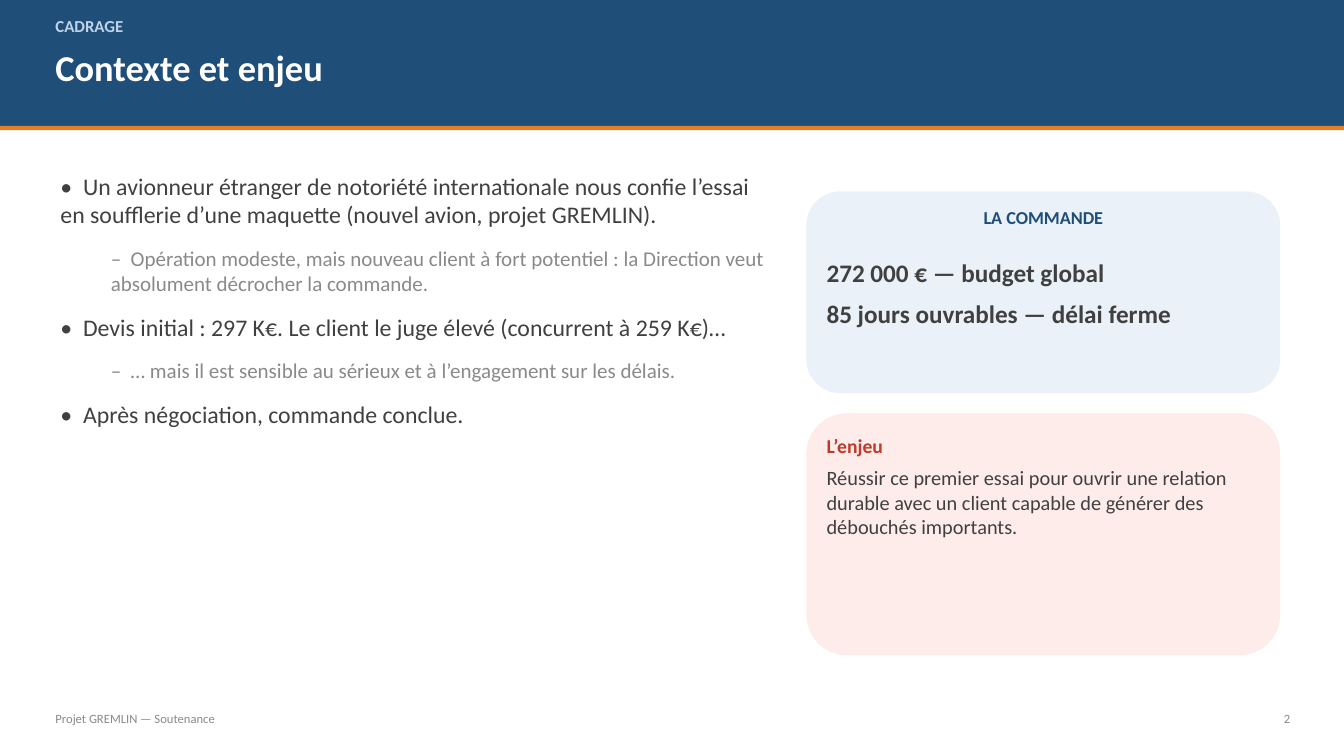
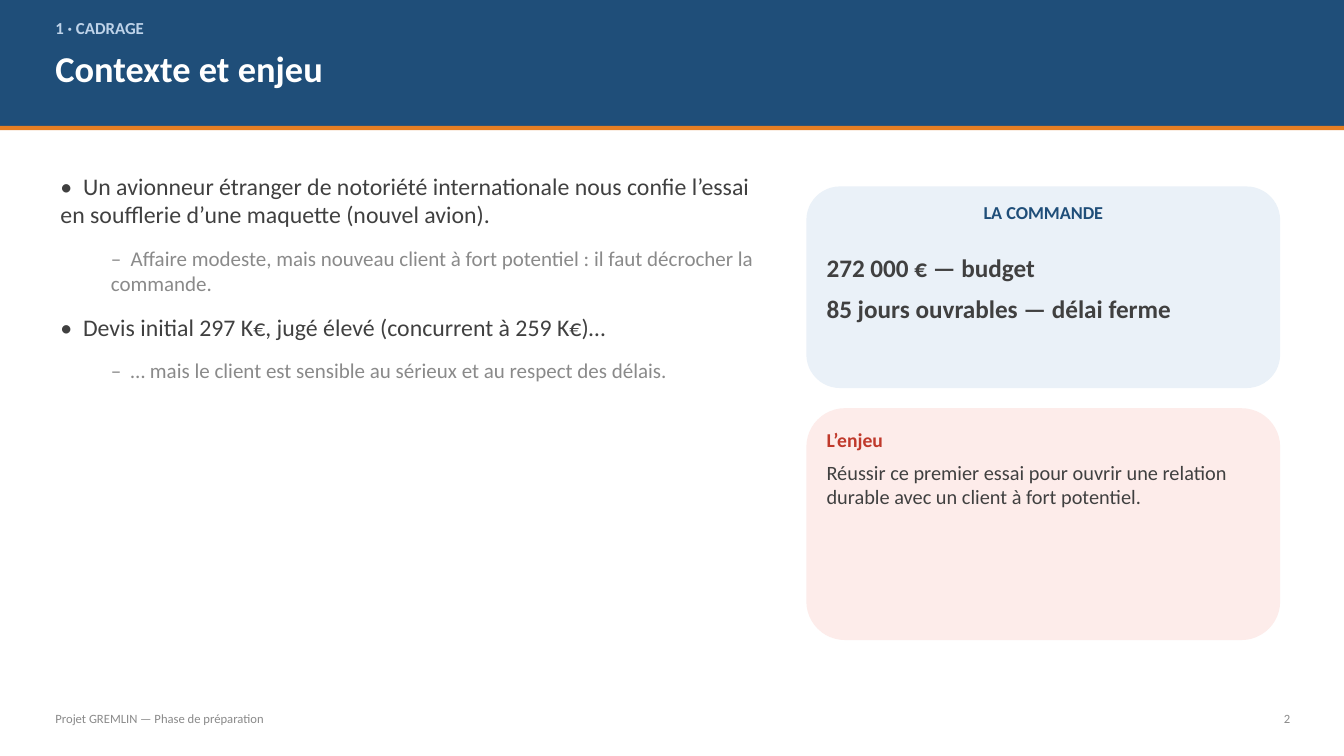
Before and after one commit to guigzT42/licence, a slide deck: slide 3 of Projet_GREMLIN_Presentation.pptx (slide 2 before the commit). Drawn at 1344x756 pixels with LibreOffice and Linux fonts; fonts in the diff are those of the drawing. Boxes give left, top, right and bottom in pixels: in the first picture for what was removed or moved away, otherwise in the second. Text is boxed around its words. In the diff, an @@ line names an element or a change of style, - is before the commit and + after.

```diff
--- a/Projet_GREMLIN_Presentation.pptx
+++ b/Projet_GREMLIN_Presentation.pptx
@@ text at bbox=[55, 23, 144, 34]: text changed @@
-CADRAGE
+1 · CADRAGE
@@ text at bbox=[60, 178, 753, 382]: text changed @@
-• Un avionneur étranger de notoriété internationale nous confie l’essai en soufflerie d’une maquette (nouvel avion, projet GREMLIN).
-  – Opération modeste, mais nouveau client à fort potentiel : la Direction veut absolument décrocher la commande.
-• Devis initial : 297 K€. Le client le juge élevé (concurrent à 259 K€)…
-  – … mais il est sensible au sérieux et à l’engagement sur les délais.
-• Après négociation, commande conclue.
+• Un avionneur étranger de notoriété internationale nous confie l’essai en soufflerie d’une maquette (nouvel avion).
+  – Affaire modeste, mais nouveau client à fort potentiel : il faut décrocher la commande.
+• Devis initial 297 K€, jugé élevé (concurrent à 259 K€)…
+  – … mais le client est sensible au sérieux et au respect des délais.
@@ text "LA COMMANDE": place and size @@
-text "LA COMMANDE" at bbox=[984, 212, 1103, 224]
+text "LA COMMANDE" at bbox=[984, 207, 1103, 219]
@@ rounded rectangle: place and size @@
-rounded rectangle at bbox=[807, 192, 1280, 393]
+rounded rectangle at bbox=[807, 187, 1280, 388]
@@ text at bbox=[827, 259, 1034, 282]: text changed @@
-272 000 € — budget global
+272 000 € — budget
@@ rounded rectangle: place and size @@
-rounded rectangle at bbox=[807, 413, 1280, 655]
+rounded rectangle at bbox=[807, 408, 1280, 640]
@@ text at bbox=[827, 466, 1227, 508]: text changed @@
-Réussir ce premier essai pour ouvrir une relation durable avec un client capable de générer des débouchés importants.
+Réussir ce premier essai pour ouvrir une relation durable avec un client à fort potentiel.
@@ text at bbox=[55, 714, 263, 725]: text changed @@
-Projet GREMLIN — Soutenance
+Projet GREMLIN — Phase de préparation
```
Also in this commit, not shown: 11 other slides changed, 1 slide added, 1 other file.
